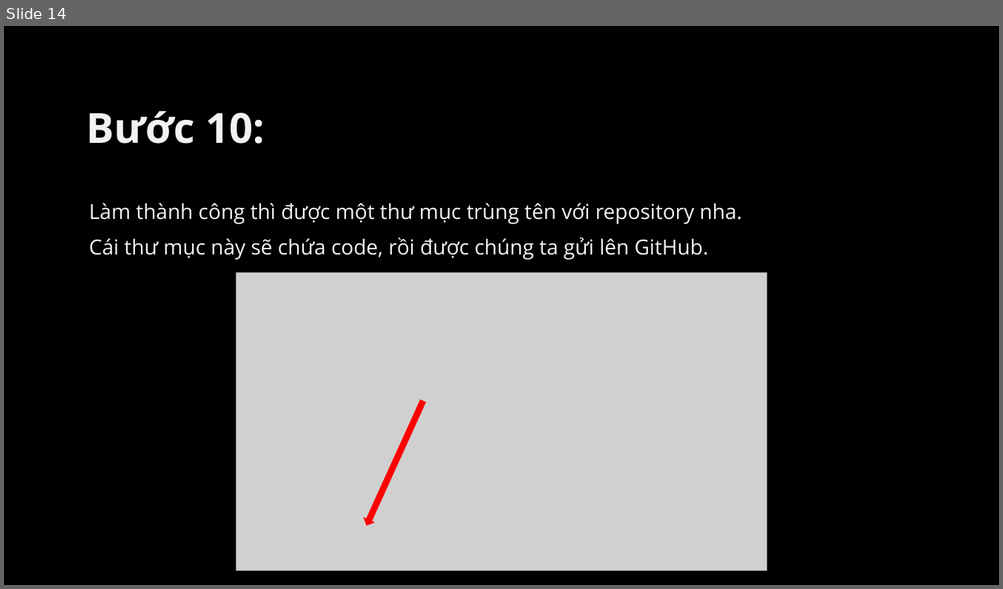
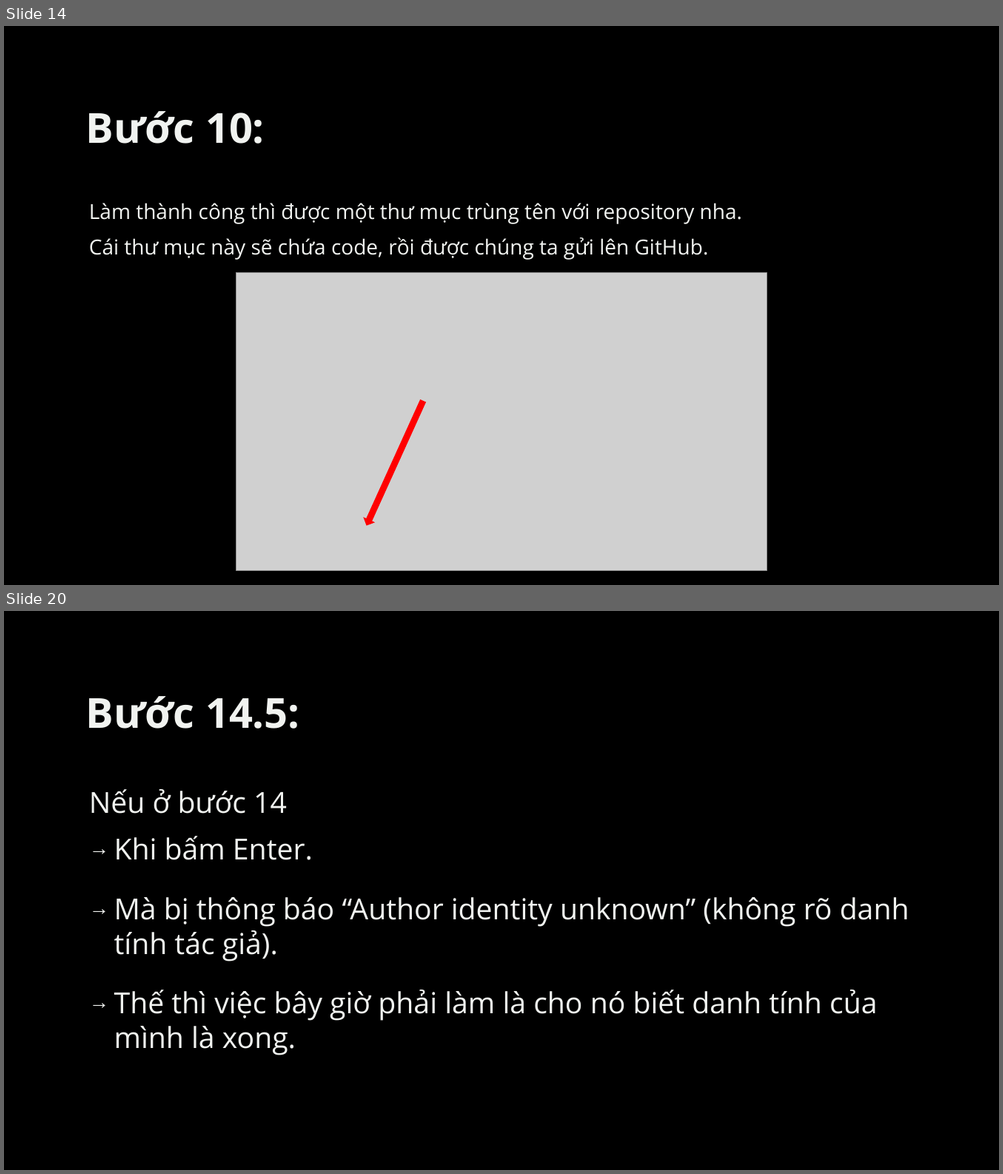
Before and after one commit to conggaro/Cach_up_source_code_len_GitHub, a slide deck: Cách upload source code lên GitHub.pptx. Shown one above the other, each under a label of ours: slide 14 before the commit, slides 14 and 20 after it; the slides between them are not shown. The pictures are 1003x589 and 1003x1174 pixels, drawn with LibreOffice and Linux fonts; fonts in the diff are those of the drawing; grey boxes stand for pictures; background and template pictures are left out. Boxes give left, top, right and bottom in pixels: in the first picture for what was removed or moved away, otherwise in the second. Text is boxed around its words. In the diff, an @@ line names an element or a change of style, - is before the commit and + after.

```diff
--- a/Cách upload source code lên GitHub.pptx
+++ b/Cách upload source code lên GitHub.pptx
@@ slide 20 added at (4, 611, 999, 1170), background picture (left out) @@
@@ title added at (86, 696, 300, 729), 40 pt, text #F1F3F0, bold @@
+Bước 14.5:
@@ text added at (89, 789, 909, 1056), 28 pt, text #F1F3F0 @@
+Nếu ở bước 14
+→ Khi bấm Enter.
+→ Mà bị thông báo “Author identity unknown” (không rõ danh tính tác giả).
+→ Thế thì việc bây giờ phải làm là cho nó biết danh tính của mình là xong.
```
Also in this commit, not shown: 1 slide changed, 9 other slides added.
